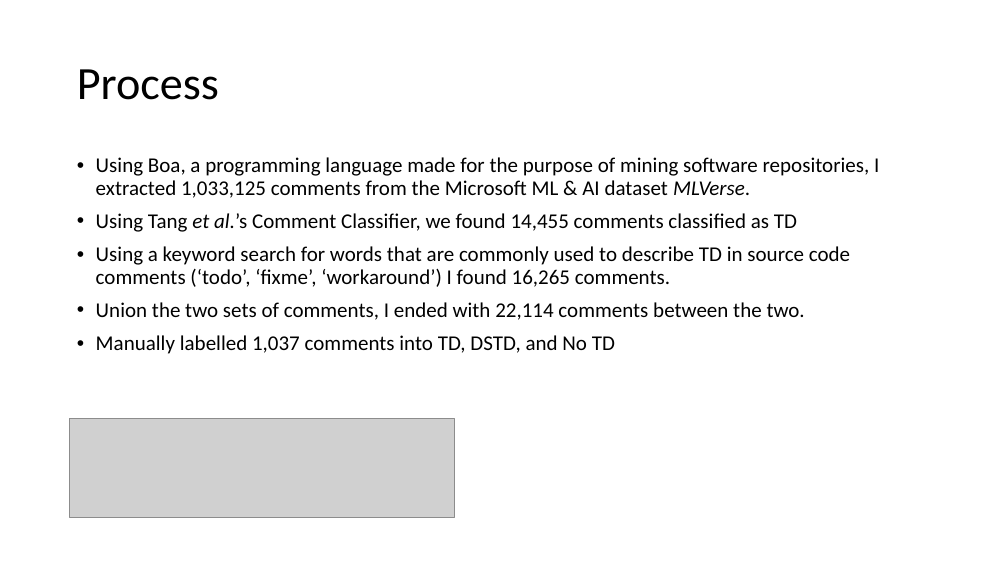
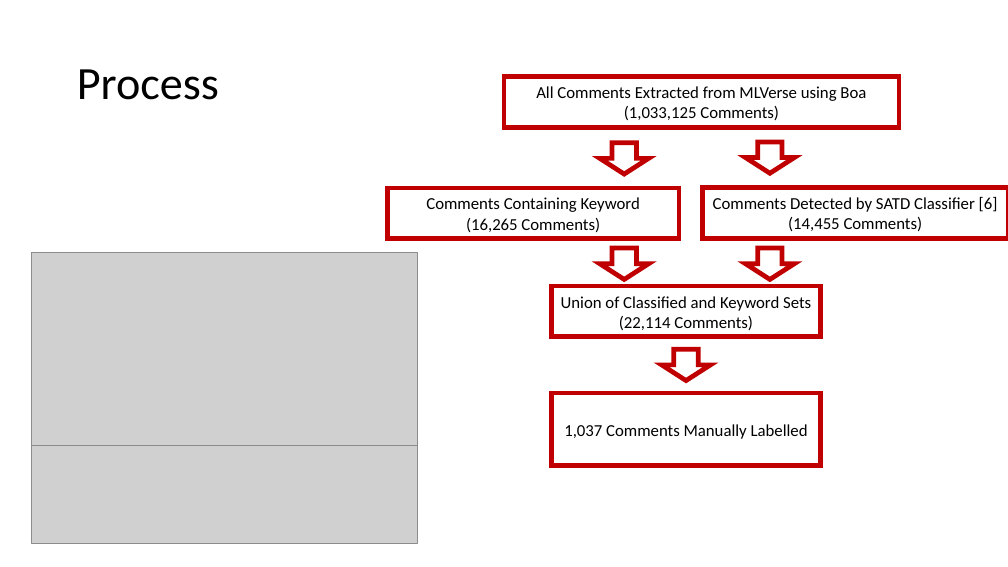
Before and after one commit to DavidMOBrien/Undergrad-Research, a slide deck: slide 12 of 1-Forms/UR_presentation.pptx. Drawn at 1008x567 pixels with LibreOffice and Linux fonts; fonts in the diff are those of the drawing; grey boxes stand for pictures. Boxes give left, top, right and bottom in pixels: in the first picture for what was removed or moved away, otherwise in the second. Text is boxed around its words. In the diff, an @@ line names an element or a change of style, - is before the commit and + after.

Commit message:
presentation changes

```diff
--- a/1-Forms/UR_presentation.pptx
+++ b/1-Forms/UR_presentation.pptx
@@ rectangle added at [504, 76, 900, 127], outline #C00000 4.5 pt, 16 pt, text #000000 @@
+All Comments Extracted from MLVerse using Boa
+(1,033,125 Comments)
@@ down arrow added at [600, 143, 649, 174], outline #C00000 4.5 pt @@
@@ down arrow added at [746, 142, 795, 173], outline #C00000 4.5 pt @@
@@ text removed at [96, 157, 879, 354] @@
-• Using Boa, a programming language made for the purpose of mining software repositories, I extracted 1,033,125 comments from the Microsoft ML & AI dataset MLVerse.
-• Using Tang et al.’s Comment Classifier, we found 14,455 comments classified as TD
-• Using a keyword search for words that are commonly used to describe TD in source code comments (‘todo’, ‘fixme’, ‘workaround’) I found 16,265 comments.
-• Union the two sets of comments, I ended with 22,114 comments between the two.
-• Manually labelled 1,037 comments into TD, DSTD, and No TD
@@ rectangle added at [388, 188, 679, 239], outline #C00000 4.5 pt, 16 pt, text #000000 @@
+Comments Containing Keyword
+(16,265 Comments)
@@ rectangle added at [702, 188, 1008, 238], outline #C00000 4.5 pt, 16 pt, text #000000 @@
+Comments Detected by SATD Classifier [6]
+(14,455 Comments)
@@ picture added at [32, 253, 417, 445] @@
@@ down arrow added at [600, 248, 649, 279], outline #C00000 4.5 pt @@
@@ down arrow added at [746, 248, 795, 279], outline #C00000 4.5 pt @@
@@ rectangle added at [552, 286, 821, 337], outline #C00000 4.5 pt, 16 pt, text #000000 @@
+Union of Classified and Keyword Sets
+(22,114 Comments)
@@ down arrow added at [662, 349, 711, 380], outline #C00000 4.5 pt @@
@@ rectangle added at [552, 393, 821, 466], outline #C00000 4.5 pt, 16 pt, text #000000 @@
+1,037 Comments Manually Labelled
@@ picture: place and size @@
-picture at [70, 419, 454, 517]
+picture at [32, 445, 417, 544]
```
